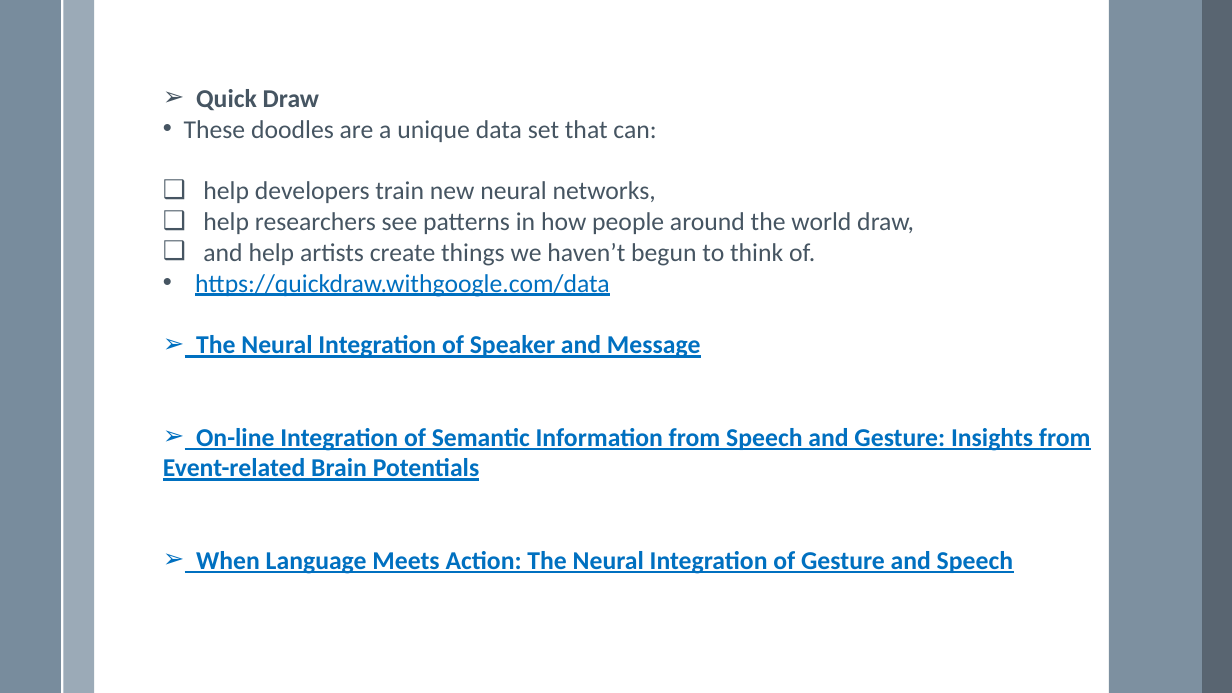
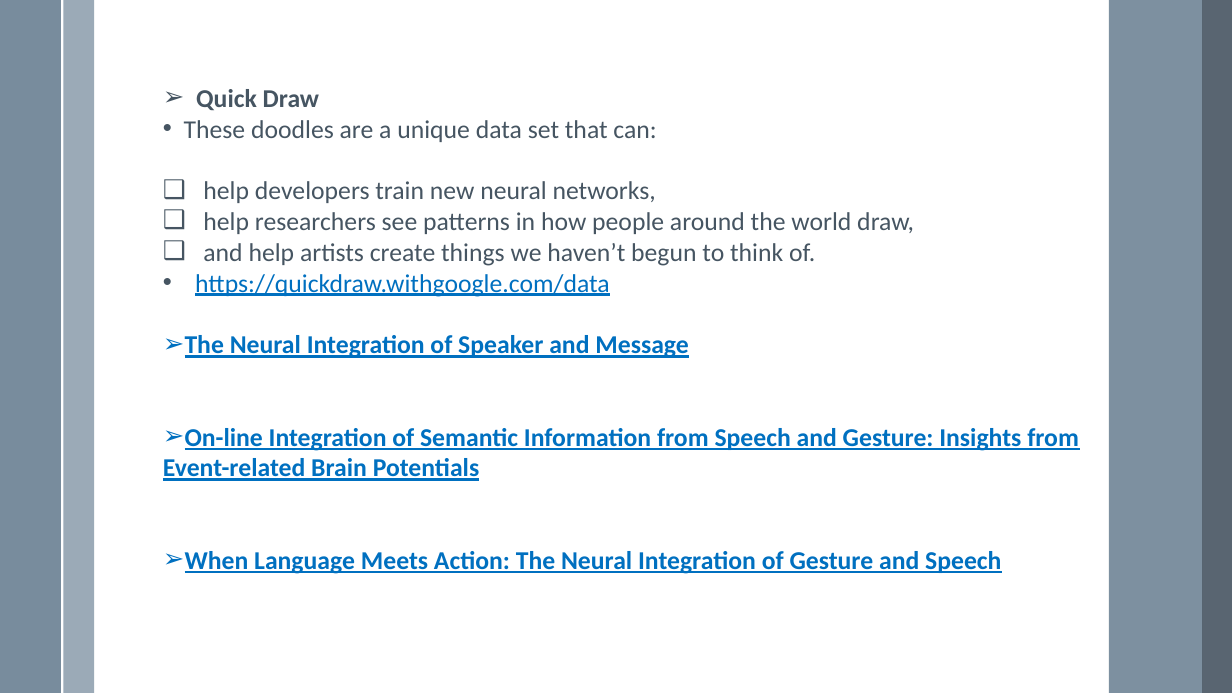
Before and after one commit to VarunBohara/Mini-Project-Documents, a slide deck: slide 5 of Ideas -- v3.0.pptx. Drawn at 1232x693 pixels with LibreOffice and Linux fonts; fonts in the diff are those of the drawing. Boxes give left, top, right and bottom in pixels: in the first picture for what was removed or moved away, otherwise in the second. Text is boxed around its words. In the diff, an @@ line names an element or a change of style, - is before the commit and + after.

```diff
--- a/Ideas -- v3.0.pptx
+++ b/Ideas -- v3.0.pptx
@@ text "Quick Draw" rewrapped from (163, 89, 1091, 574) to (163, 89, 1079, 574) @@
```
Also in this commit, not shown: 1 other slide changed.
